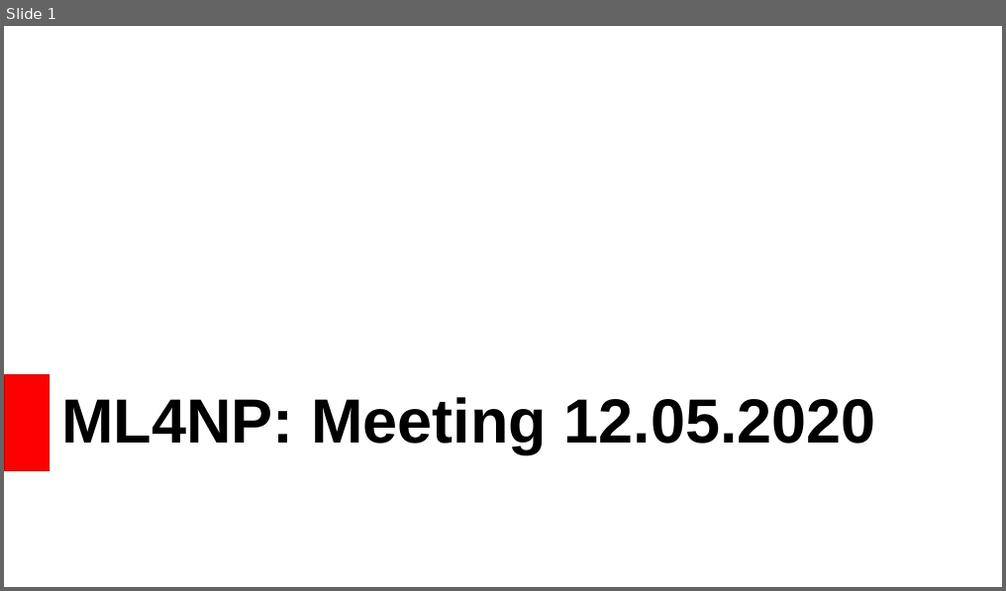
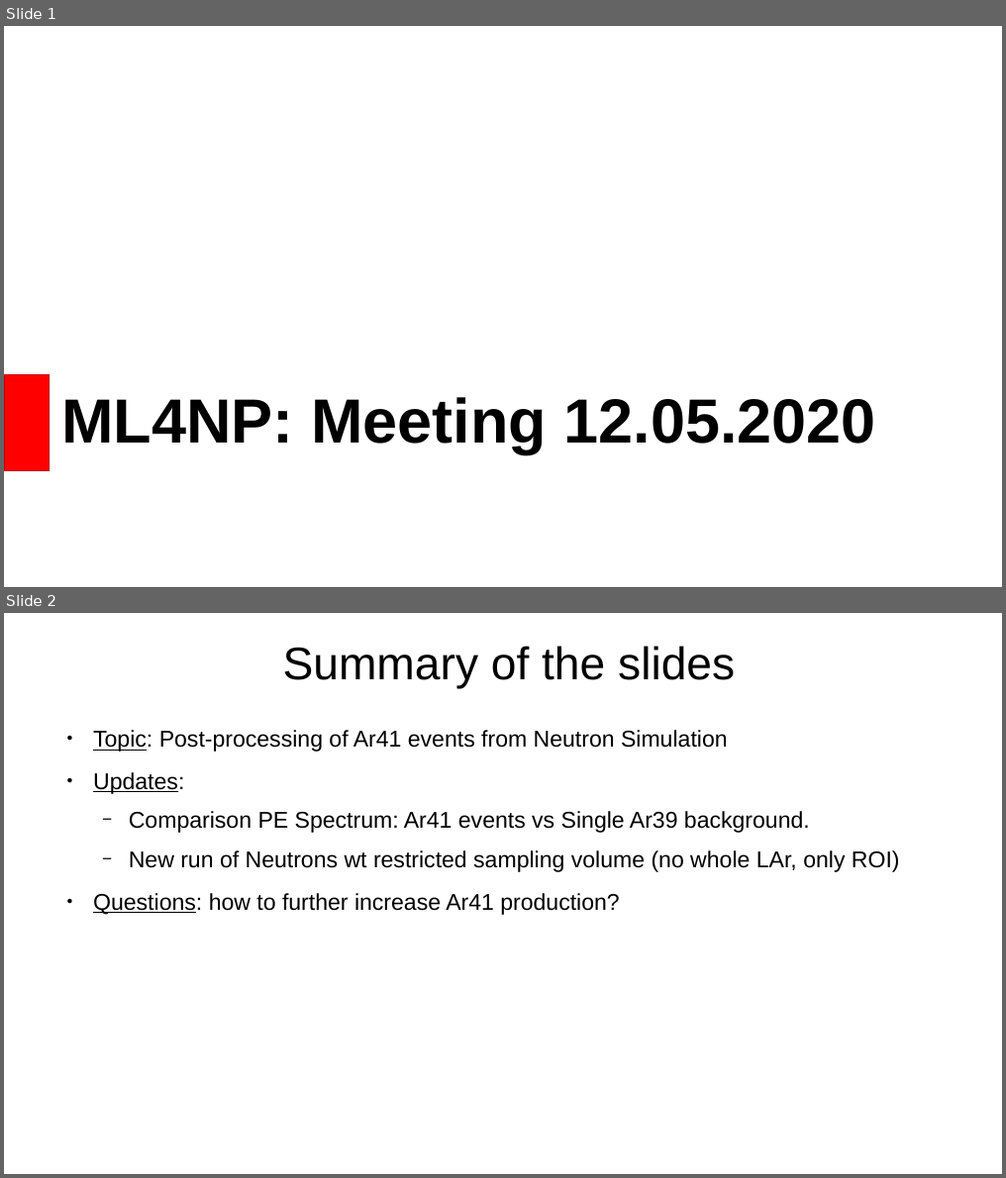
Before and after one commit to luigiberducci/ML4NP, a slide deck: Docs/meeting_ml4np_31lug2020.odp. Shown one above the other, each under a label of ours: slide 1 before the commit, slides 1 and 2 after it. The pictures are 1006x591 and 1006x1178 pixels, drawn with LibreOffice and Linux fonts; fonts in the diff are those of the drawing. Boxes give left, top, right and bottom in pixels: in the first picture for what was removed or moved away, otherwise in the second. Text is boxed around its words. In the diff, an @@ line names an element or a change of style, - is before the commit and + after.

```diff
--- a/Docs/meeting_ml4np_31lug2020.odp
+++ b/Docs/meeting_ml4np_31lug2020.odp
@@ slide 2 added at bbox=[4, 613, 1002, 1174], background #FFFFFF @@
@@ title added at bbox=[283, 646, 735, 689], 44 pt, text #000000 @@
+Summary of the slides
@@ text added at bbox=[93, 730, 900, 915], 22 pt, text #000000 @@
+● Topic: Post-processing of Ar41 events from Neutron Simulation
+● Updates:
+  − Comparison PE Spectrum: Ar41 events vs Single Ar39 background.
+  − New run of Neutrons wt restricted sampling volume (no whole LAr, only ROI)
+● Questions: how to further increase Ar41 production?
```
Also in this commit, not shown: 3 slides changed, 1 other file.
